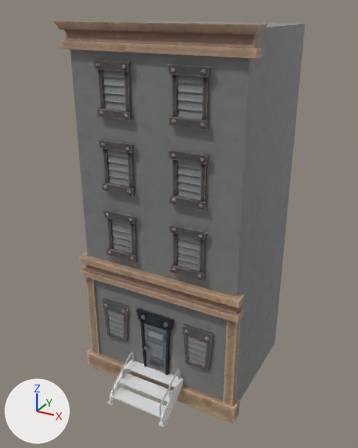
Before and after pictures for a commit that changed the FBX model Assets/1__3DArt/JoHyeon/Chpater_1/Ev_Alleybuilding/Ev_Alleybuilding_4.fbx.
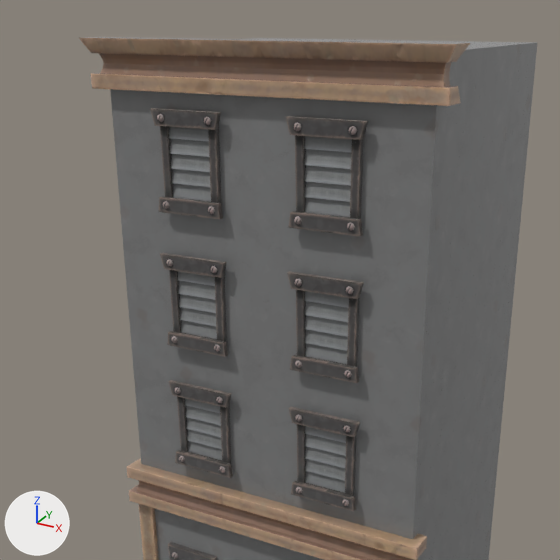
Each version is shown whole from a camera (50 mm lens) standing at (3.75, -6.18, 6.67) and looking at (-0.14, 0.9, 3.13), then close up on the part from 3% to 89% of the width and 0% to 69% of the height. Every picture has the same lights, and +X, +Y and +Z are marked at lower left. Where no turn or scale is listed for an object, it has been applied to the vertices. Vertices at the same position are counted once.

Before the edit, the objects in view are built like this:
```python
ob_p_frame_103 = bpy.data.objects.new('P_Frame_103', me_mesh_017)
ob_p_frame_103.location = (-0.14, 0.16, 6.27)
ob_p_window_086 = bpy.data.objects.new('P_Window_086', me_mesh_013)
ob_p_window_086.location = (-0.81, 0.11, 4.3)
ob_p_window_086.rotation_euler = (1.571, 0.0, 0.0)  # degrees (90, 0, 0)
ob_p_window_086.scale = (0.111, 0.111, 0.111)
ob_p_window_087 = bpy.data.objects.new('P_Window_087', me_mesh_014)
ob_p_window_087.location = (0.48, 0.11, 4.3)
ob_p_window_087.rotation_euler = (1.571, 0.0, 0.0)  # degrees (90, 0, 0)
ob_p_window_087.scale = (0.111, 0.111, 0.111)
ob_p_window_088 = bpy.data.objects.new('P_Window_088', me_mesh_015)
ob_p_window_088.location = (-0.81, 0.11, 5.51)
ob_p_window_088.rotation_euler = (1.571, 0.0, 0.0)  # degrees (90, 0, 0)
ob_p_window_088.scale = (0.111, 0.111, 0.111)
ob_p_window_089 = bpy.data.objects.new('P_Window_089', me_mesh_016)
ob_p_window_089.location = (0.48, 0.11, 5.51)
ob_p_window_089.rotation_euler = (1.571, 0.0, 0.0)  # degrees (90, 0, 0)
ob_p_window_089.scale = (0.111, 0.111, 0.111)
# also in view: 'P_framelong_030' at (-1.58, 0.16, 1.21); 'Object075' at (-0.15, 1.33, 4.37); 'P_Frame_102' at (-0.15, 0.11, 2.3); 'Box894' at (-0.15, 1.33, 1.17); 'P_Window_085' at (0.48, 0.06, 3.09)
```
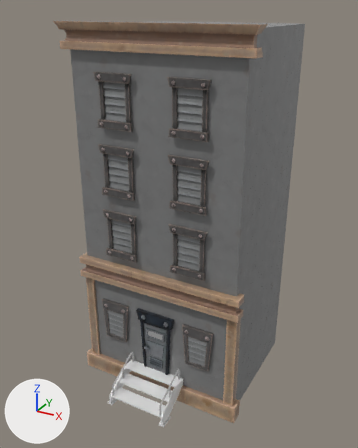
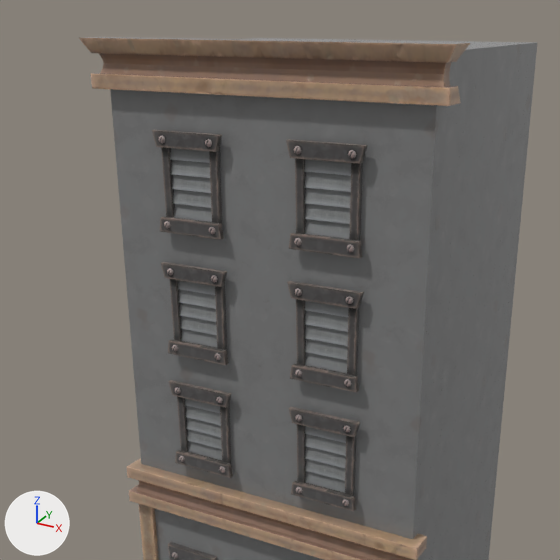
The newer file is also turned or shifted as a whole; pictures and numbers use the older file's frame.

Location of each change, (x1, y1, x2, y2) in pixels of the close-ups (560 x 560 px; the box of a moved part takes in the faces that stretch with it):
'P_Window_089', mesh moved, reshaped: before (286, 116, 368, 236); after (286, 139, 367, 258)
'P_Window_088', mesh moved, reshaped: before (150, 108, 223, 219); after (152, 130, 224, 240)
'P_Window_087', mesh moved, reshaped: before (287, 271, 364, 383); after (287, 281, 364, 392)
'P_Window_086', mesh moved: before (160, 253, 228, 357); after (161, 262, 229, 365)
part 1 of me_mesh_015, moved or reshaped: before (150, 108, 223, 219); after (161, 262, 229, 365)
part 2 of me_mesh_016, moved or reshaped: before (286, 116, 368, 236); after (287, 281, 364, 392)

Edits to the bpy script that builds the scene:
```text
Change me_mesh_016:
    where me_mesh_016.from_pydata(...)  # 138 vertices, 94 faces; spans x -2.99..3.08, y -3.79..3.83, z -0.27..1.02
    used by ob_p_window_089; location = (0.48, 0.11, 5.51); rotation_euler = (1.571, 0.0, 0.0), in degrees (90, 0, 0); scale = (0.111, 0.111, 0.111)
    me_mesh_016 part 2: the whole mesh is moved by (0.0, -0.73, 0.0)
Add me_mesh_017_1:
    me_mesh_017_1.from_pydata(...)  # 138 vertices, 94 faces; spans x -2.99..3.08, y -5.33..2.29, z -0.27..1.02
    me_mesh_017_1.materials.append(mat_material__15)
Add me_mesh_018_1:
    me_mesh_018_1 = me_mesh_017_1.copy(); me_mesh_018_1.name = 'Mesh.018'
Change ob_p_window_087:
    ob_p_window_087: bpy.data.objects.new('P_Window_087', me_mesh_014) -> bpy.data.objects.new('P_Window_087', me_mesh_016)
Change ob_p_window_089:
    ob_p_window_089: bpy.data.objects.new('P_Window_089', me_mesh_016) -> bpy.data.objects.new('P_Window_089', me_mesh_018_1)
Change ob_p_window_088:
    ob_p_window_088: bpy.data.objects.new('P_Window_088', me_mesh_015) -> bpy.data.objects.new('P_Window_088', me_mesh_017_1)
```
